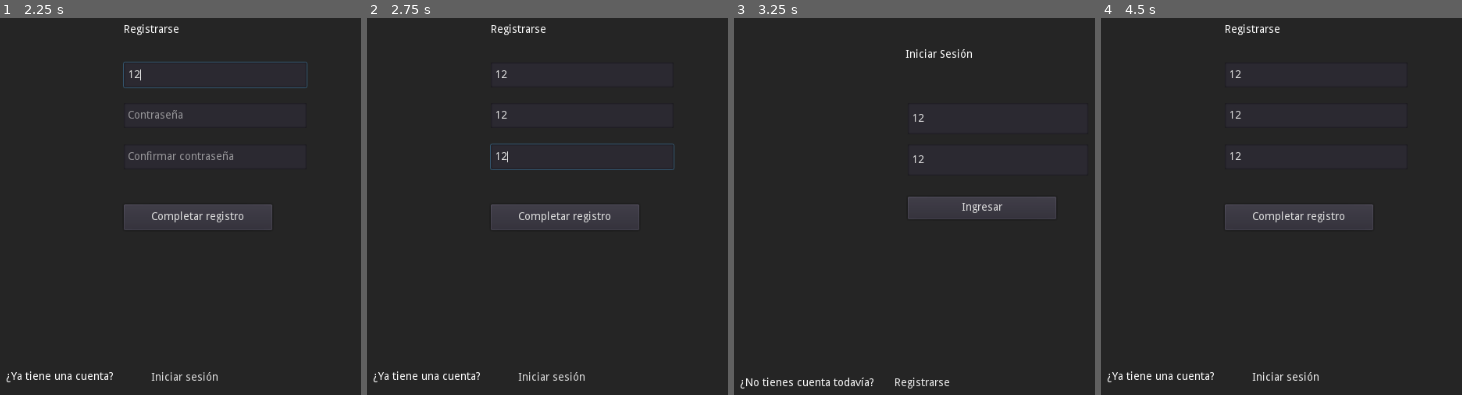
Above: before the commit, frames 1-4 (left to right).
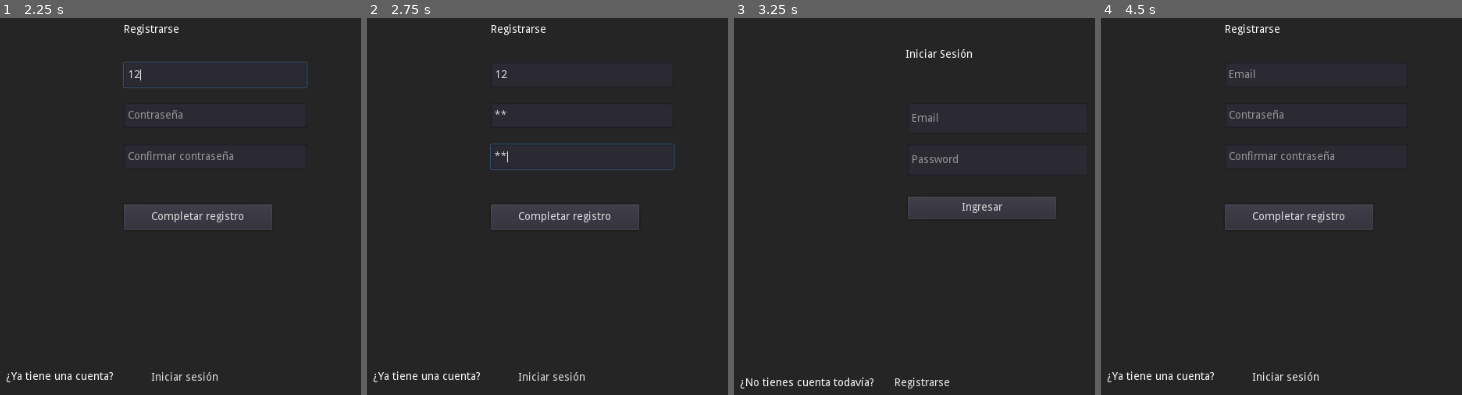
Above: after the commit, the same moments.

Repository: Radhe-0/LLM
Game: Godot game, scene res://scenes/login/login.tscn
Same seed, same stepped clock (60 frames per second), same inputs: the game is played once before the commit and once after it.
Inputs (mouse positions are in pixels of both pictures, inside the frame that each line leads up to):
- Up to frame 1 (2.25 s): click (263, 119) at 0.52 s; type "12" at 0.6 s; click (263, 161) at 0.75 s; type "12" at 0.83 s; click "Registrarse" at 1.25 s; click (216, 74) at 2.02 s; type "12" at 2.1 s
- Up to frame 2 (2.75 s): click (583, 116) at 2.25 s; type "12" at 2.33 s; click (583, 157) at 2.48 s; type "12" at 2.57 s
- Up to frame 3 (3.25 s): click "Iniciar sesión" at 2.75 s
- Up to frame 4 (4.5 s): click "Ingresar" at 3.5 s; click "Registrarse" at 4.25 s

Frame 1 is identical in both runs. In frame 2, less than 0.1% of the frame differs, in the area x 35-39%, y 24-38%; in frame 3, 0.2%; in frame 4, 0.5%, in the area x 35-65%, y 13-38%.

Commit message:
cambios menores

Diff:
--- /dev/null
+++ b/global.gd
@@ -0,0 +1,4 @@
+extends Node
+
+
+var email
--- a/project.godot
+++ b/project.godot
@@ -14,6 +14,10 @@
 run/main_scene="res://scenes/login/login.tscn"
 config/icon="res://icon.png"
 
+[autoload]
+
+Global="*res://global.gd"
+
 [gui]
 
 common/drop_mouse_on_gui_input_disabled=true
--- a/scenes/login/login.gd
+++ b/scenes/login/login.gd
@@ -28,7 +28,8 @@
 
 		elif respuesta["tipo"] == "login":
 			if respuesta["data"] == "credenciales correctas":
-				print("Cambiar escena")
+				Global.email = $login/email.text
+				get_tree().change_scene("res://scenes/main/main.tscn")
 			elif respuesta["data"] == "credenciales incorrectas":
 				print("Credenciales incorrectas")
 
@@ -36,11 +37,16 @@
 func _on_registrarse_pressed():
 	$login.visible = false
 	$registro.visible = true
+	$registro/email.text = ''
+	$registro/password.text = ''
+	$registro/conf_password.text = ''
 
 
 func _on_in_sesion_pressed():
 	$login.visible = true
 	$registro.visible = false
+	$login/email.text = ''
+	$login/password.text = ''
 
 
 func _on_registrar_pressed():
--- a/scenes/login/login.tscn
+++ b/scenes/login/login.tscn
@@ -33,6 +33,7 @@
 margin_top = 218.0
 margin_right = 404.0
 margin_bottom = 250.0
+secret = true
 placeholder_text = "Contraseña "
 
 [node name="conf_password" type="LineEdit" parent="registro"]
@@ -40,6 +41,7 @@
 margin_top = 271.0
 margin_right = 404.0
 margin_bottom = 303.0
+secret = true
 placeholder_text = "Confirmar contraseña"
 
 [node name="registrar" type="Button" parent="registro"]
--- a/scenes/main/main.gd
+++ b/scenes/main/main.gd
@@ -24,8 +24,8 @@
 
 func _connected(_proto = ""):
 	print("A1. Conectado con el servidor")
-	print("A2. Solicitando lista_salas")
-	solicitud_al_servidor("lista_salas", {"":"Se solicita la lista de contactos"})
+	print("A2. Solicitando contactos")
+	solicitud_al_servidor("obtener_contactos", {"email":  Global.email})
 
 func solicitud_al_servidor(accion: String, data: Dictionary):
 	var solicitud = {"accion": accion, "data": data}
@@ -39,6 +39,6 @@
 	var respuesta = JSON.parse(datos_recibidos).result # diccionario
 
 	if respuesta["tipo"] == "obtener_contactos":
-		print("RESPUESTA RECIBIDA")
+		print(respuesta["data"])
 	elif respuesta["tipo"] == "obtener_estados":
-		print("RESPUESTA RECIBIDA")
+		print("Obteniendo estados...")
--- a/scenes/main/main.tscn
+++ b/scenes/main/main.tscn
@@ -110,3 +110,20 @@
 margin_bottom = 25.0
 text = "Fecha y hora"
 align = 2
+
+[node name="carga" type="Control" parent="."]
+visible = false
+anchor_right = 1.0
+anchor_bottom = 1.0
+
+[node name="ColorRect" type="ColorRect" parent="carga"]
+anchor_right = 1.0
+anchor_bottom = 1.0
+color = Color( 0.14902, 0.14902, 0.14902, 1 )
+
+[node name="Label" type="Label" parent="carga"]
+margin_left = 459.0
+margin_top = 295.0
+margin_right = 677.0
+margin_bottom = 378.0
+text = "cargando..."
